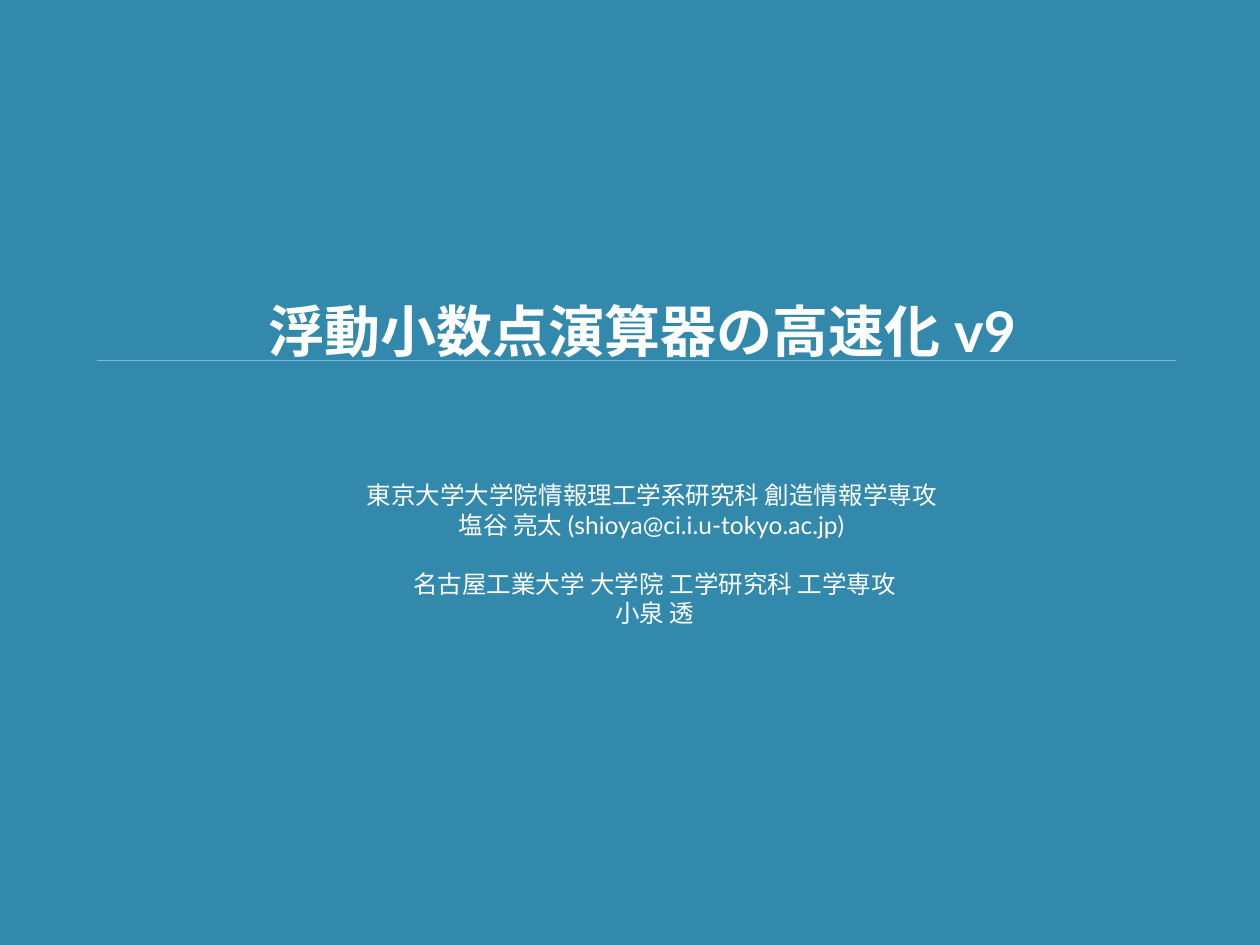
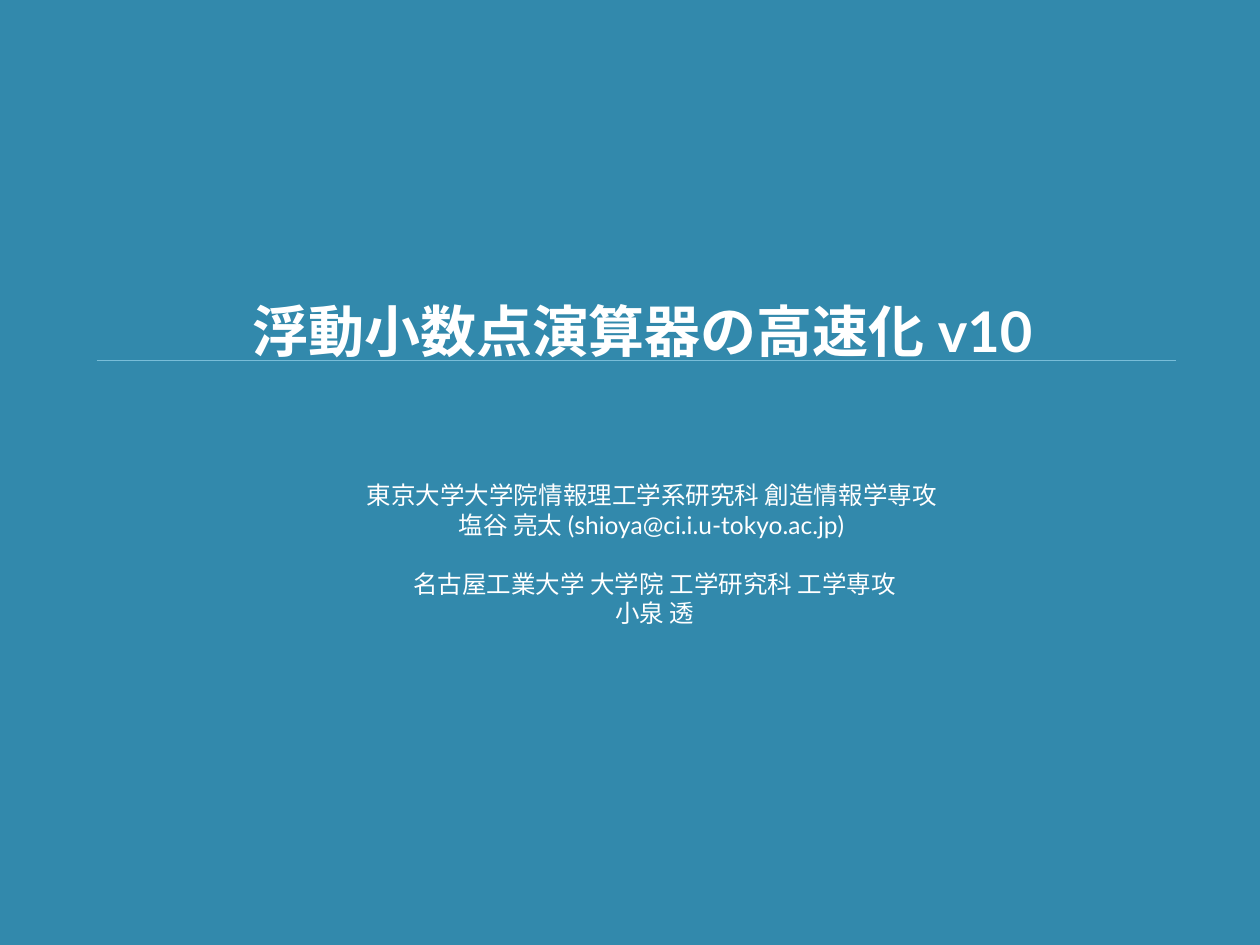
Before and after one commit to shioyadan/advanced-computer-organization, a slide deck: slide 1 of aco-shioya-appendix-fpu.pptx. Drawn at 1260x945 pixels with LibreOffice and Linux fonts; fonts in the diff are those of the drawing. Boxes give left, top, right and bottom in pixels: in the first picture for what was removed or moved away, otherwise in the second. Text is boxed around its words. In the diff, an @@ line names an element or a change of style, - is before the commit and + after.

```diff
--- a/aco-shioya-appendix-fpu.pptx
+++ b/aco-shioya-appendix-fpu.pptx
@@ title at [252,304,1033,361]: text changed @@
-浮動小数点演算器の高速化 v9
+浮動小数点演算器の高速化 v10
```
Also in this commit, not shown: 1 other slide changed, 1 slide added, 1 other file.
